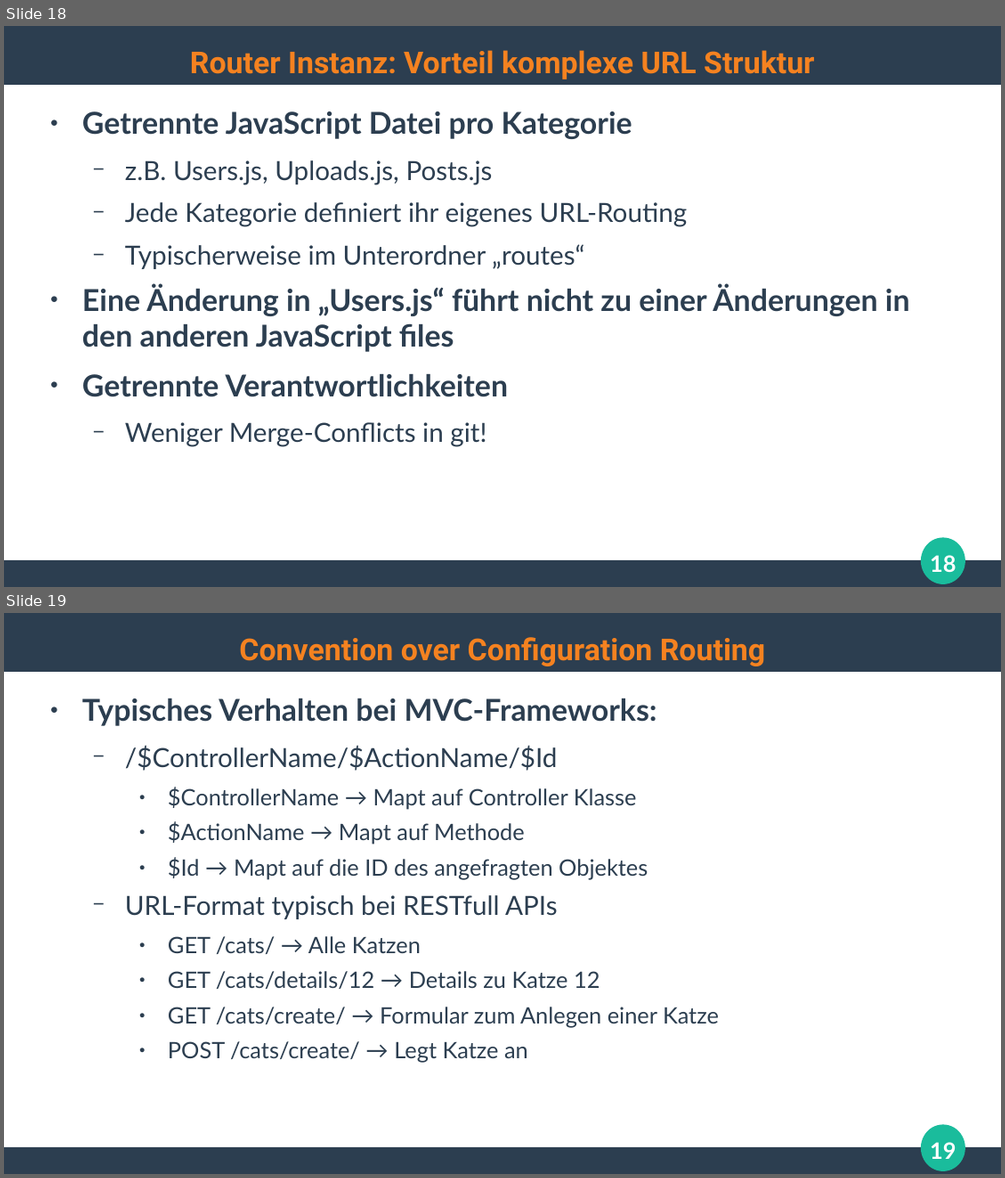
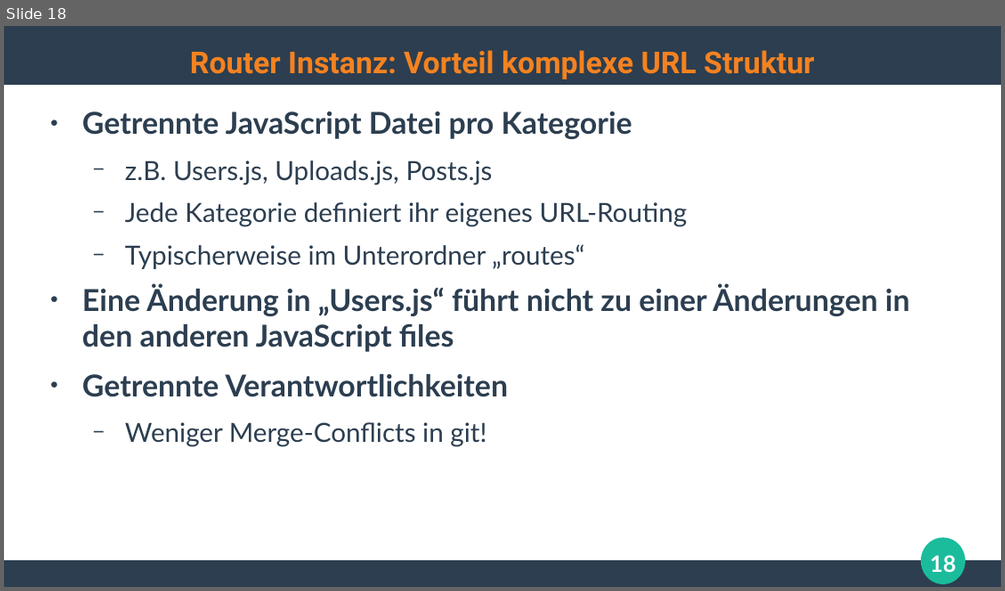
Before and after one commit to ghandmann/HS-AlbSig-WebAnwendungen2, a slide deck: Kapitel/03_WebFrameworks_1x1.odp. Shown one above the other, each under a label of ours: slides 18 and 19 before the commit, slide 18 after it. The pictures are 1005x1178 and 1005x591 pixels, drawn with LibreOffice and Linux fonts; fonts in the diff are those of the drawing. Boxes give left, top, right and bottom in pixels: in the first picture for what was removed or moved away, otherwise in the second. Text is boxed around its words. In the diff, an @@ line names an element or a change of style, - is before the commit and + after.

Commit message:
Update WebFrameworks section

```diff
--- a/Kapitel/03_WebFrameworks_1x1.odp
+++ b/Kapitel/03_WebFrameworks_1x1.odp
@@ slide 19 removed at <box>4,613,1001,1174</box>, background #FFFFFF; not listed: 3 template elements that a slide beside it also shows @@
@@ title removed at <box>239,637,765,666</box> @@
-Convention over Configuration Routing
@@ text removed at <box>82,698,719,1062</box> @@
-● Typisches Verhalten bei MVC-Frameworks:
-  − /$ControllerName/$ActionName/$Id
-    ● $ControllerName → Mapt auf Controller Klasse
-    ● $ActionName → Mapt auf Methode
-    ● $Id → Mapt auf die ID des angefragten Objektes
-  − URL-Format typisch bei RESTfull APIs
-    ● GET /cats/ → Alle Katzen
-    ● GET /cats/details/12 → Details zu Katze 12
-    ● GET /cats/create/ → Formular zum Anlegen einer Katze
-    ● POST /cats/create/ → Legt Katze an
@@ page number removed at <box>930,1142,955,1159</box> @@
-19
```
Also in this commit, not shown: 1 slide changed.
